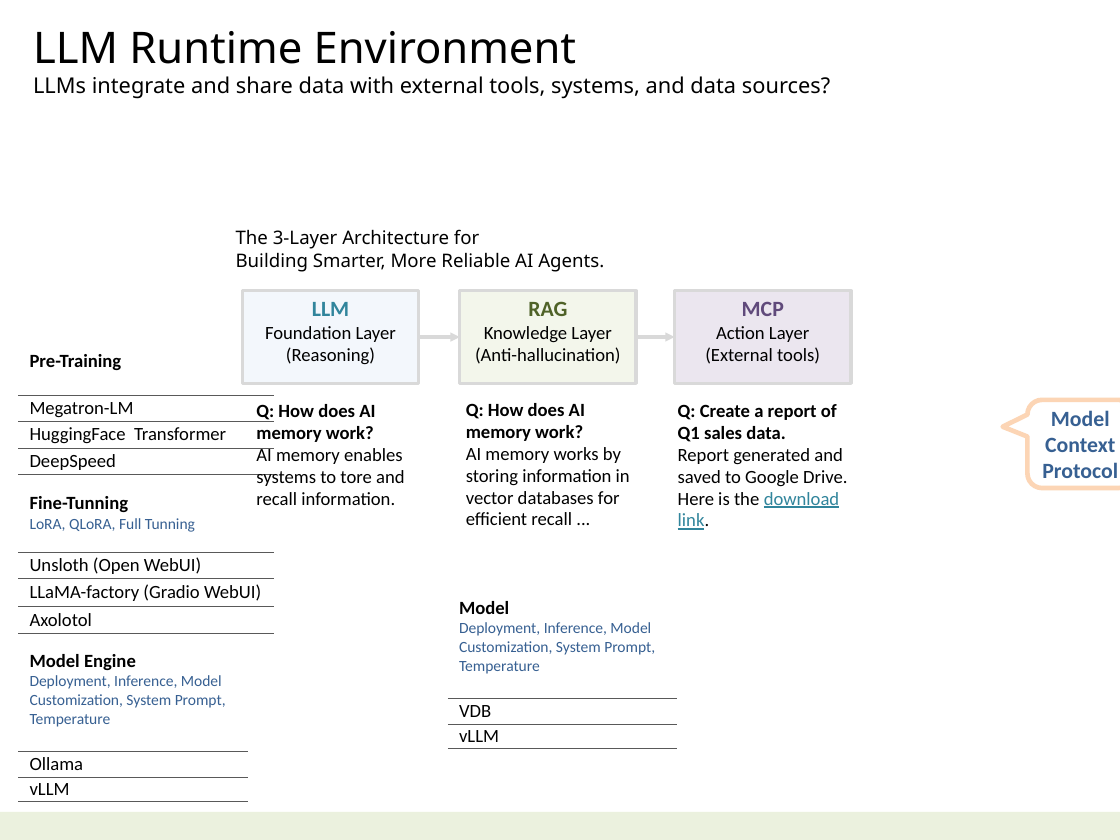
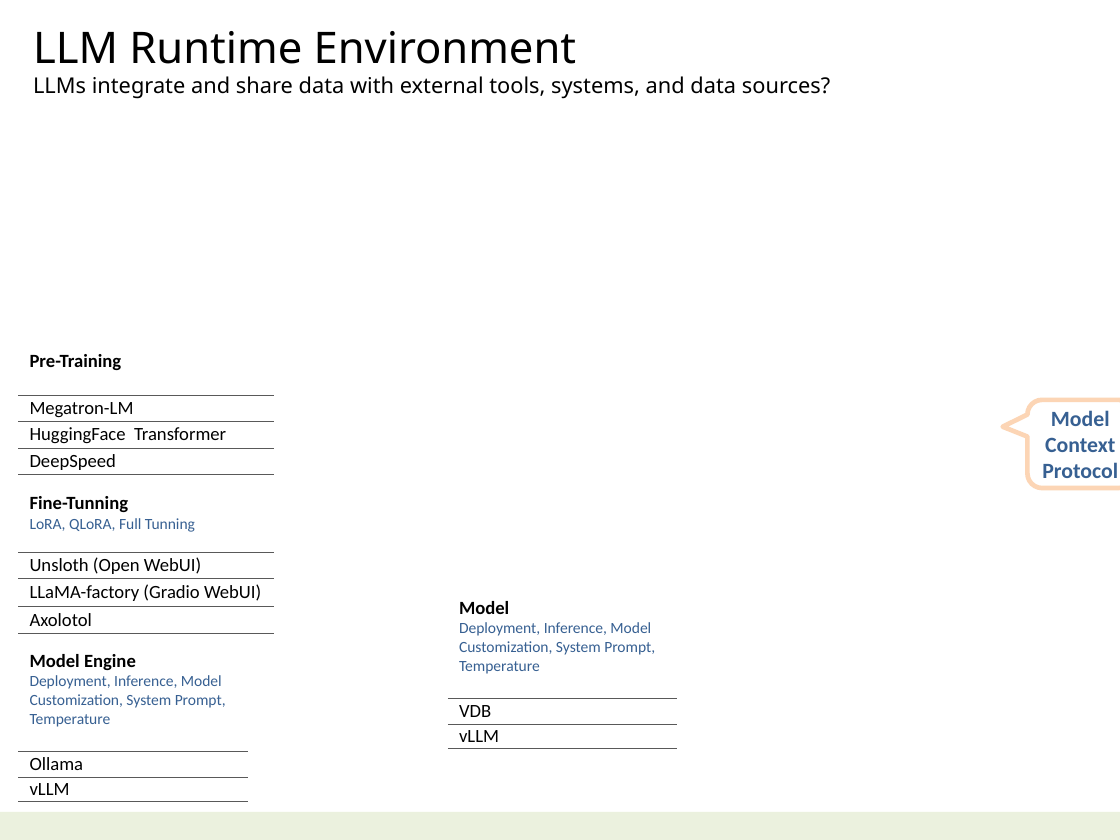
Before and after one commit to navibator/crazy-ai, a slide deck: slide 4 of ai-gemma.pptx. Drawn at 1120x840 pixels with LibreOffice and Linux fonts; fonts in the diff are those of the drawing. Boxes give left, top, right and bottom in pixels: in the first picture for what was removed or moved away, otherwise in the second. Text is boxed around its words. In the diff, an @@ line names an element or a change of style, - is before the commit and + after.

```diff
--- a/ai-gemma.pptx
+++ b/ai-gemma.pptx
@@ text removed at [236, 229, 604, 272] @@
-The 3-Layer Architecture for
-Building Smarter, More Reliable AI Agents.
@@ rectangle removed at [243, 291, 419, 384] @@
-LLM
-Foundation Layer
-(Reasoning)
@@ rectangle removed at [460, 291, 636, 384] @@
-RAG
-Knowledge Layer
-(Anti-hallucination)
@@ rectangle removed at [674, 291, 850, 384] @@
-MCP
-Action Layer
-(External tools)
@@ arrow removed from (419, 337) to (460, 337) @@
@@ arrow removed from (636, 337) to (674, 337) @@
@@ text removed at [256, 404, 405, 505] @@
-Q: How does AI memory work?
-AI memory enables systems to tore and recall information.
@@ text removed at [466, 403, 630, 525] @@
-Q: How does AI memory work?
-AI memory works by storing information in vector databases for efficient recall ...
@@ text removed at [678, 404, 847, 530] @@
-Q: Create a report of Q1 sales data.
-Report generated and saved to Google Drive. Here is the download link.
```
Also in this commit, not shown: 4 other slides changed.
